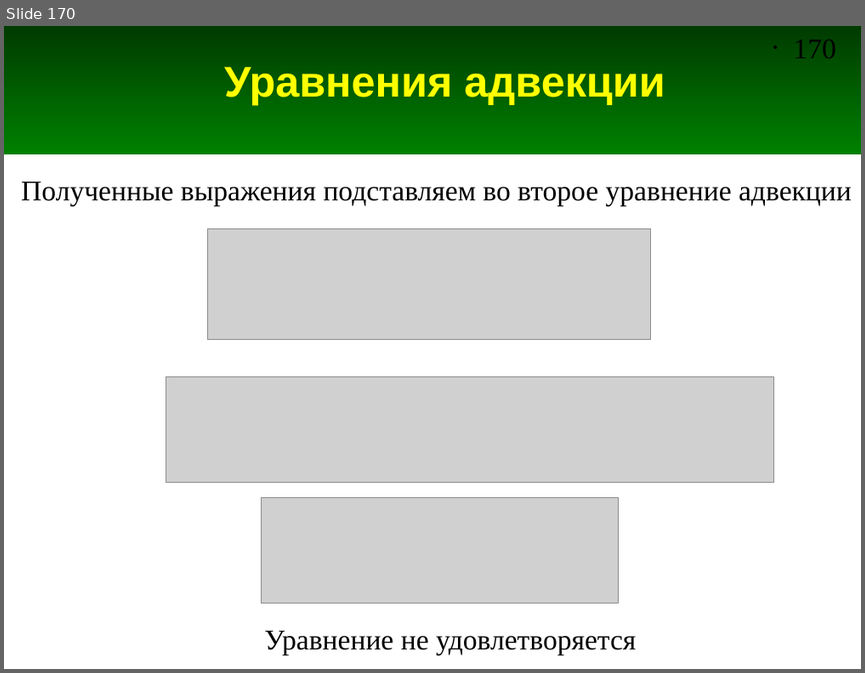
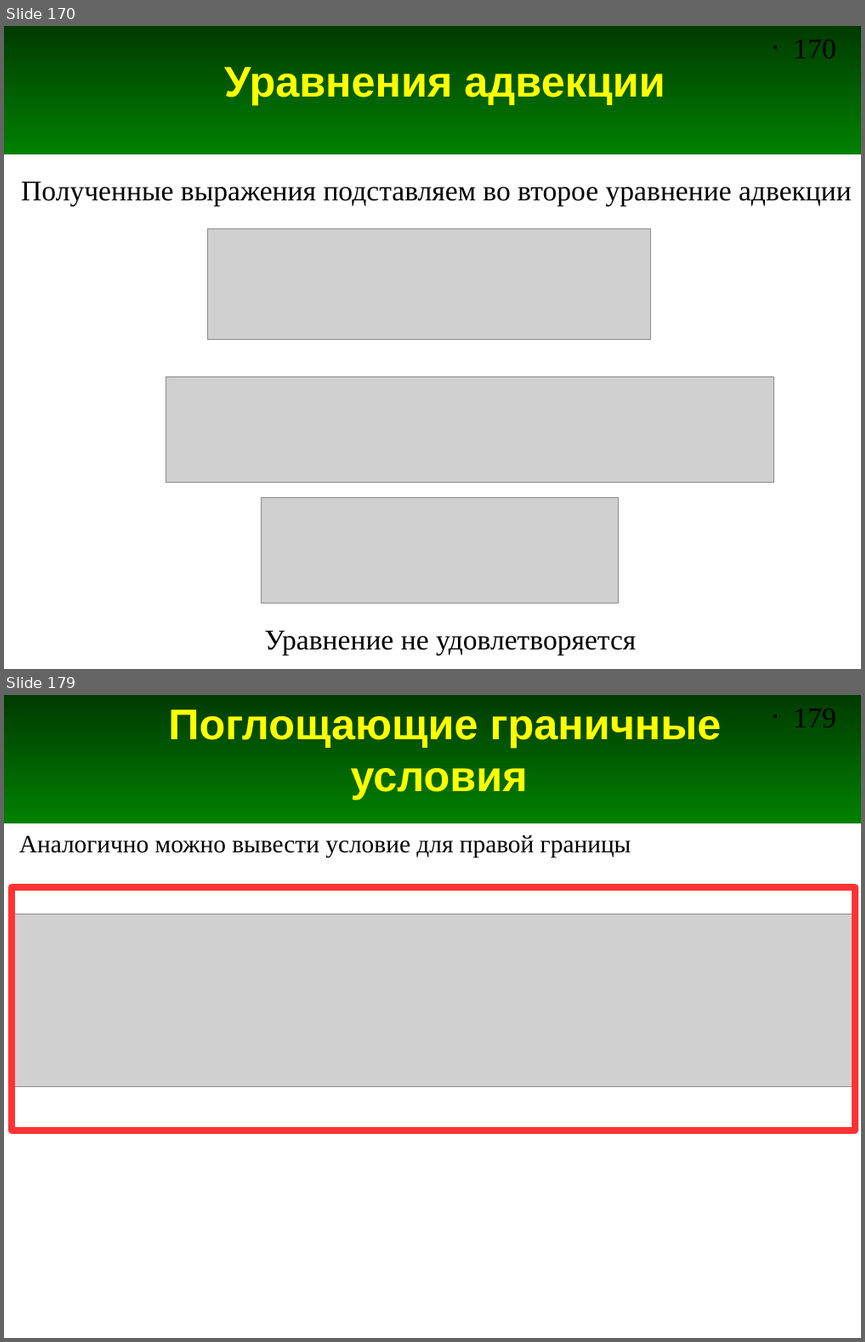
Before and after one commit to andris0147sv/modelling, a slide deck: presentations/2. FDTD.odp. Shown one above the other, each under a label of ours: slide 170 before the commit, slides 170 and 179 after it; the slides between them are not shown. The pictures are 865x673 and 865x1342 pixels, drawn with LibreOffice and Linux fonts; fonts in the diff are those of the drawing; grey boxes stand for pictures. Boxes give left, top, right and bottom in pixels: in the first picture for what was removed or moved away, otherwise in the second. Text is boxed around its words. In the diff, an @@ line names an element or a change of style, - is before the commit and + after.

Commit message:
Добавлены слайды про граинчные условия ABC первого порядка

```diff
--- a/presentations/2. FDTD.odp
+++ b/presentations/2. FDTD.odp
@@ slide 179 added at <box>4,695,861,1338</box>, background #FFFFFF; not listed: 2 template elements that a slide beside it also shows @@
@@ title added at <box>168,709,721,800</box>, 36 pt, text #FFFF00, bold @@
+Поглощающие граничные условия
@@ text added at <box>19,835,631,857</box>, 21 pt, text #000000 @@
+Аналогично можно вывести условие для правой границы
@@ rectangle added at <box>12,887,855,1129</box>, outline #FF3333 5.67 pt @@
@@ picture added at <box>11,914,854,1087</box> @@
```
Also in this commit, not shown: 1 slide changed, 8 other slides added, 1 other file.
